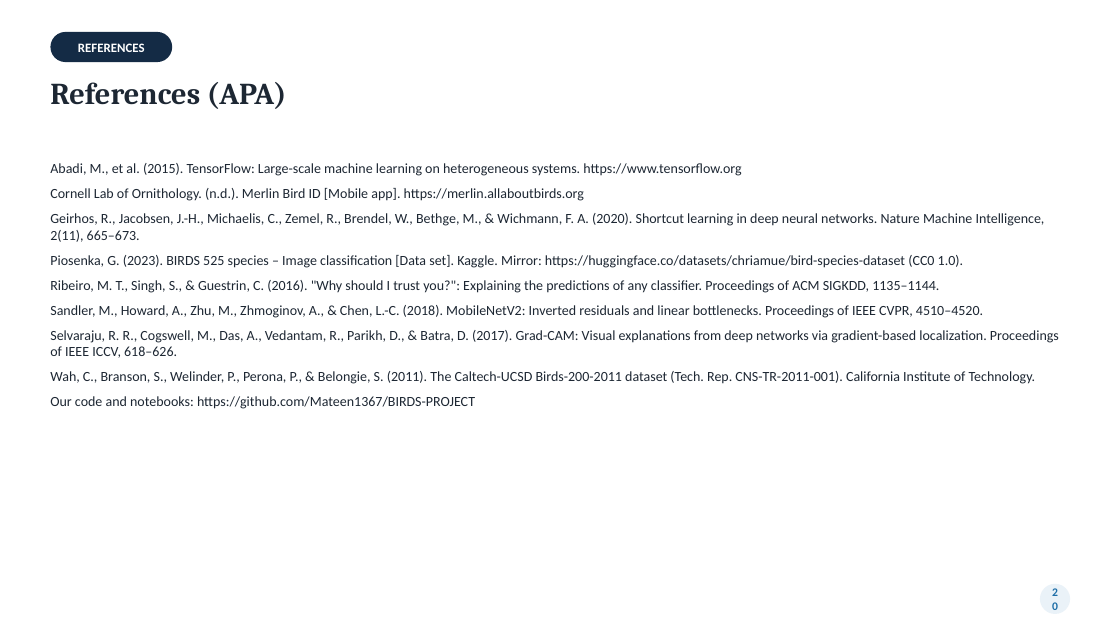
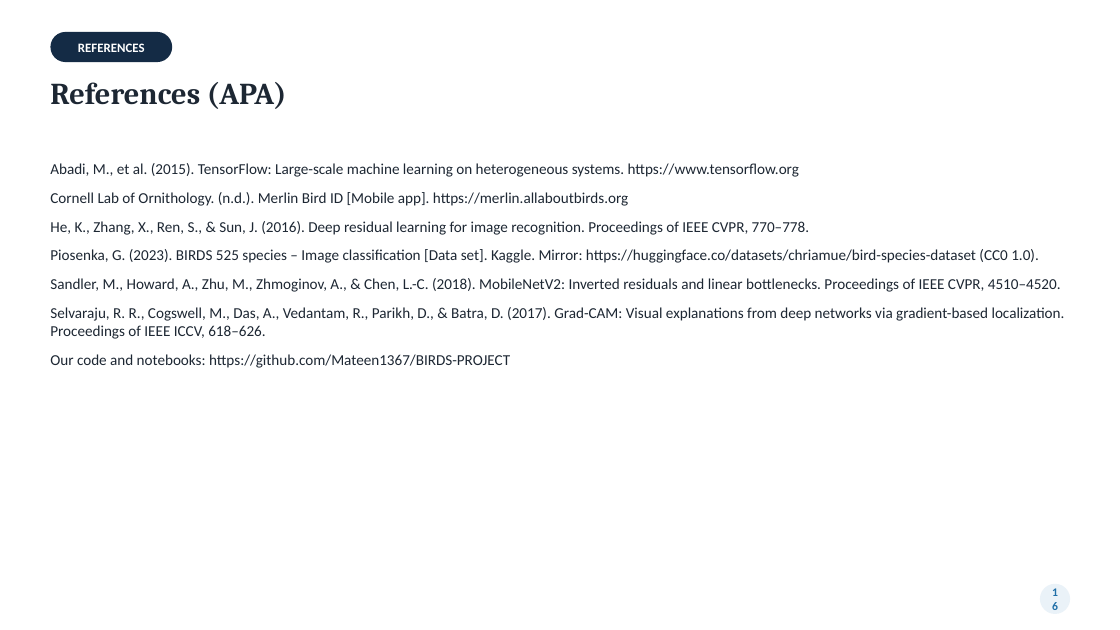
Before and after one commit to Mateen1367/BIRDS-PROJECT, a slide deck: slide 16 of reports/WhichTexasBird_Presentation.pptx (slide 20 before the commit). Drawn at 1120x630 pixels with LibreOffice and Linux fonts; fonts in the diff are those of the drawing. Boxes give left, top, right and bottom in pixels: in the first picture for what was removed or moved away, otherwise in the second. Text is boxed around its words. In the diff, an @@ line names an element or a change of style, - is before the commit and + after.

```diff
--- a/reports/WhichTexasBird_Presentation.pptx
+++ b/reports/WhichTexasBird_Presentation.pptx
@@ text at (x1=50, y1=163, x2=1065, y2=368): size 12 to 13 pt in "Abadi, M., et al. (2015). TensorFlow: Large-scale ...", "Cornell Lab of Ornithology. (n.d.). Merlin Bird ...", "Piosenka, G. (2023). BIRDS 525 species – ...", "Sandler, M., Howard, A., Zhu, M., Zhmoginov, ..." and 2 more places; more space between paragraphs @@
@@ text at (x1=50, y1=221, x2=809, y2=235): text changed; size 12 to 13 pt @@
-Geirhos, R., Jacobsen, J.-H., Michaelis, C., Zemel, R., Brendel, W., Bethge, M., & Wichmann, F. A. (2020). Shortcut learning in deep neural networks. Nature Machine Intelligence, 2(11), 665–673.
+He, K., Zhang, X., Ren, S., & Sun, J. (2016). Deep residual learning for image recognition. Proceedings of IEEE CVPR, 770–778.
@@ text at (x1=50, y1=280, x2=939, y2=293): paragraph removed @@
-Ribeiro, M. T., Singh, S., & Guestrin, C. (2016). "Why should I trust you?": Explaining the predictions of any classifier. Proceedings of ACM SIGKDD, 1135–1144.
@@ text at (x1=50, y1=371, x2=1036, y2=384): paragraph removed @@
-Wah, C., Branson, S., Welinder, P., Perona, P., & Belongie, S. (2011). The Caltech-UCSD Birds-200-2011 dataset (Tech. Rep. CNS-TR-2011-001). California Institute of Technology.
@@ text in ellipse at (x1=1040, y1=584, x2=1070, y2=614): text changed @@
-20
+16
```
Also in this commit, not shown: 3 other slides changed, 14 slides added, 18 slides removed, 16 other files.
